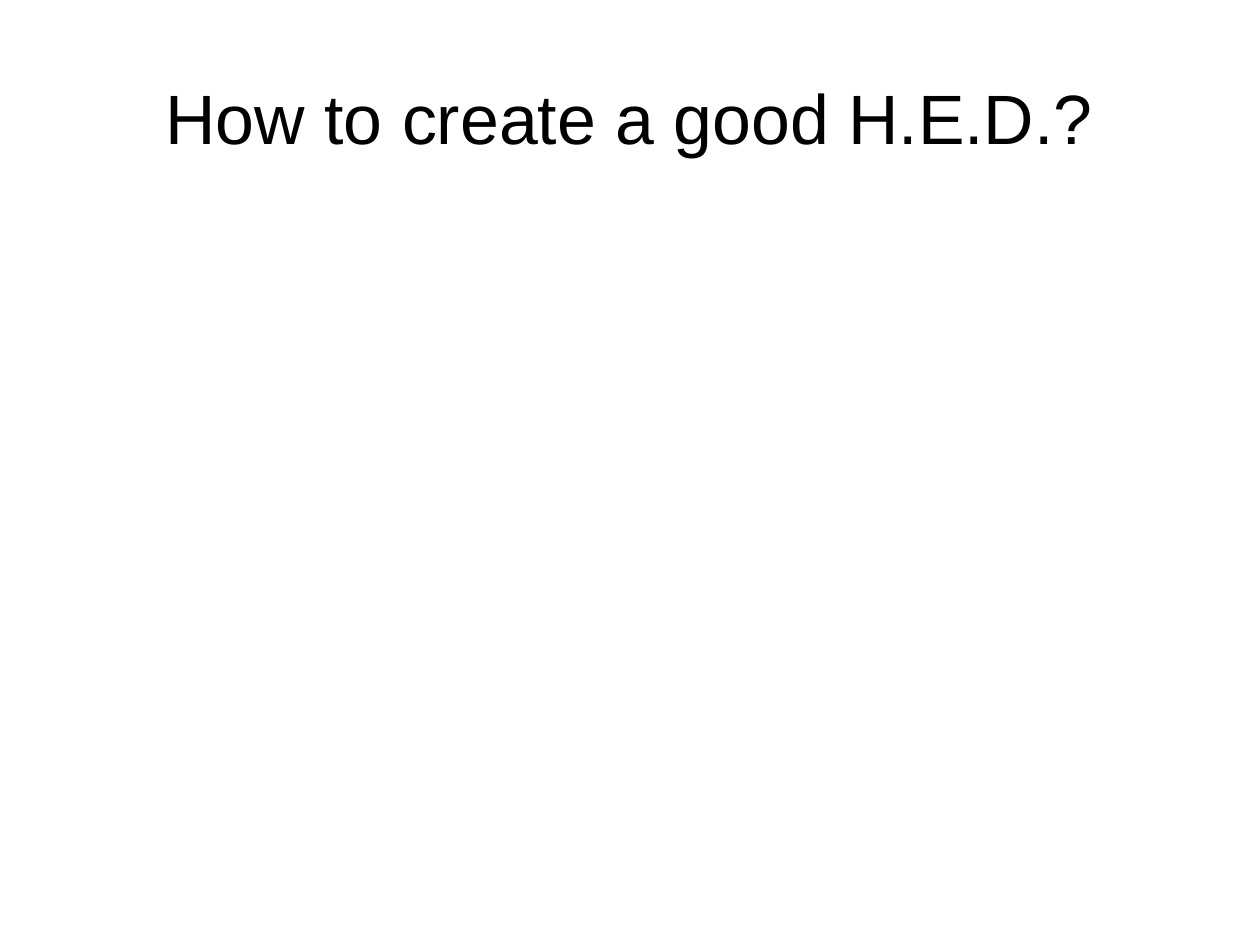
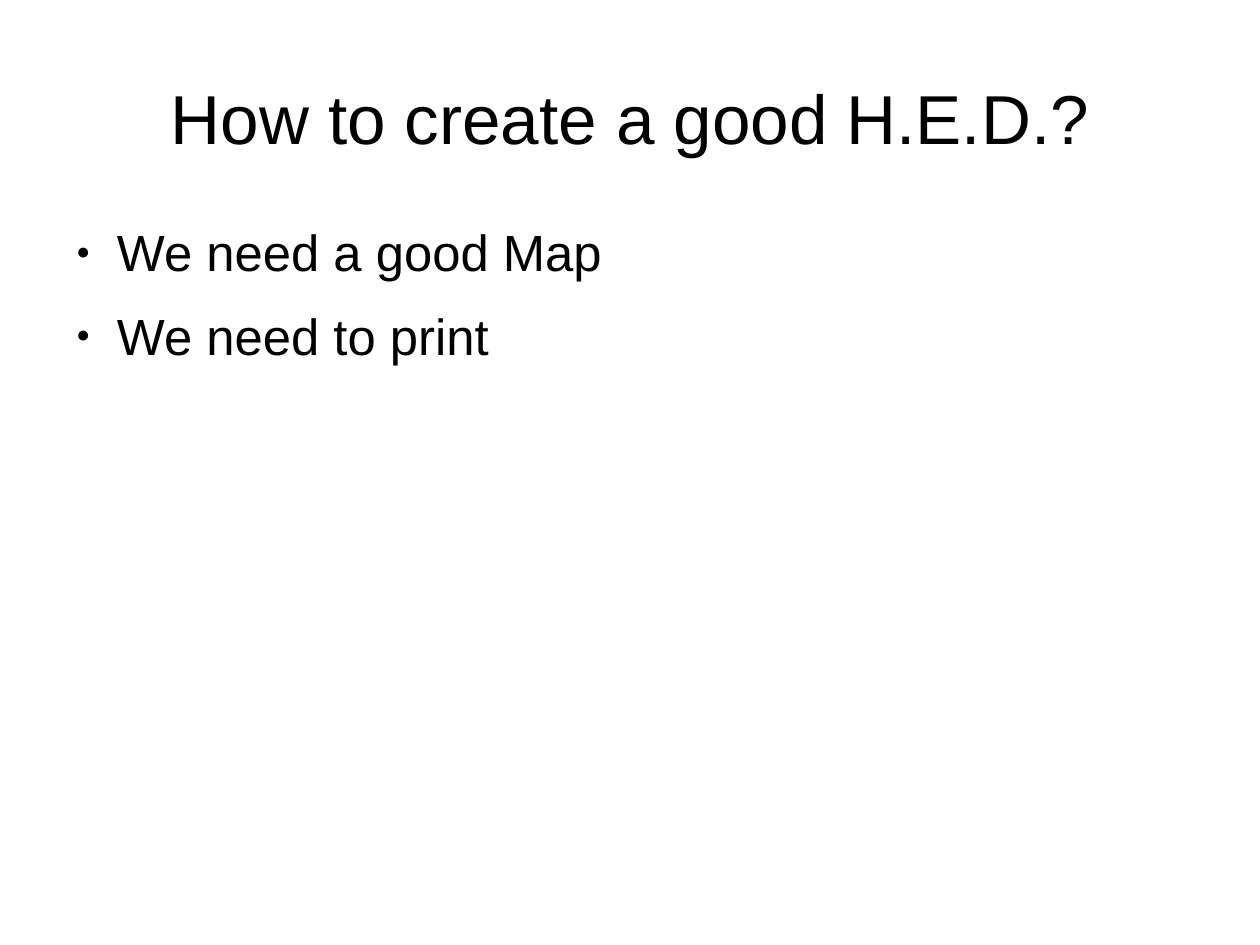
Before and after one commit to peterborkuti/english, a slide deck: slide 38 of robotlocalization/robotlocalization_02.odp. Drawn at 1260x945 pixels with LibreOffice and Linux fonts; fonts in the diff are those of the drawing. Boxes give left, top, right and bottom in pixels: in the first picture for what was removed or moved away, otherwise in the second. Text is boxed around its words. In the diff, an @@ line names an element or a change of style, - is before the commit and + after.

```diff
--- a/robotlocalization/robotlocalization_02.odp
+++ b/robotlocalization/robotlocalization_02.odp
@@ title "How to create a good ..." at (171,94,1089,157): size 44 to 43.6 pt @@
@@ text added at (117,234,602,365), 32 pt, text #000000 @@
+● We need a good Map
+● We need to print
```
Also in this commit, not shown: 39 other slides changed, 1 other file.
